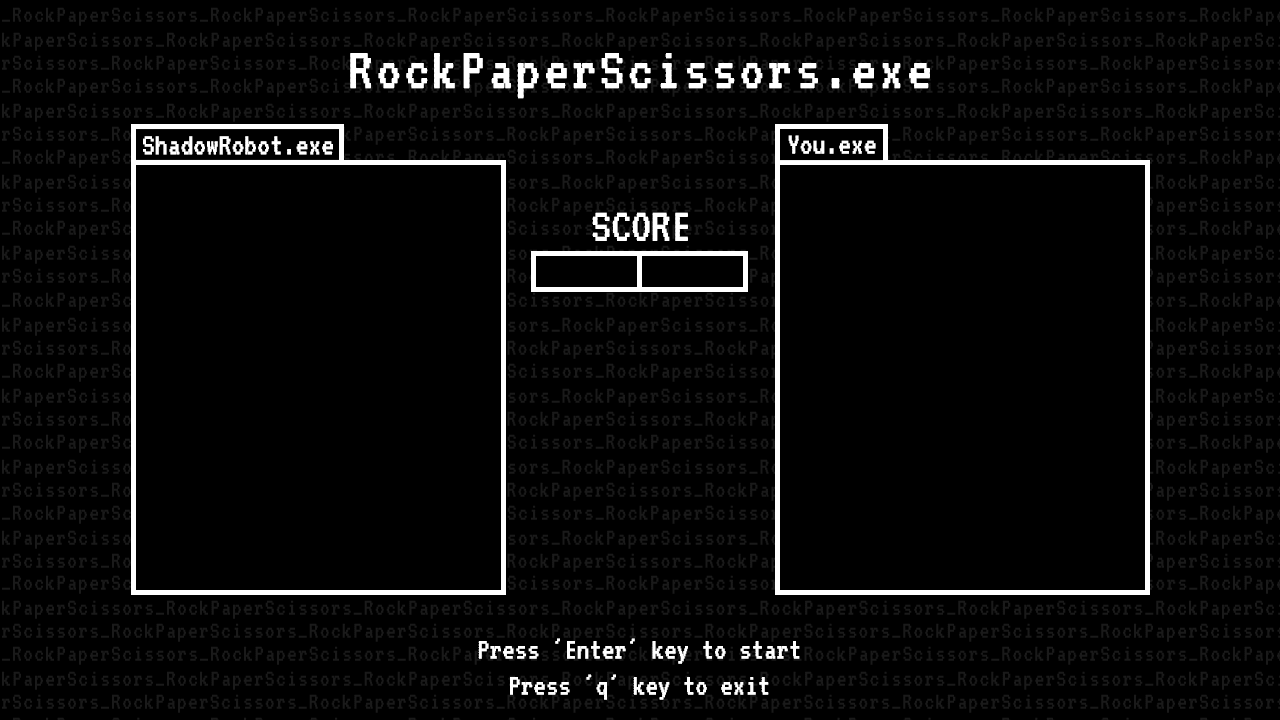
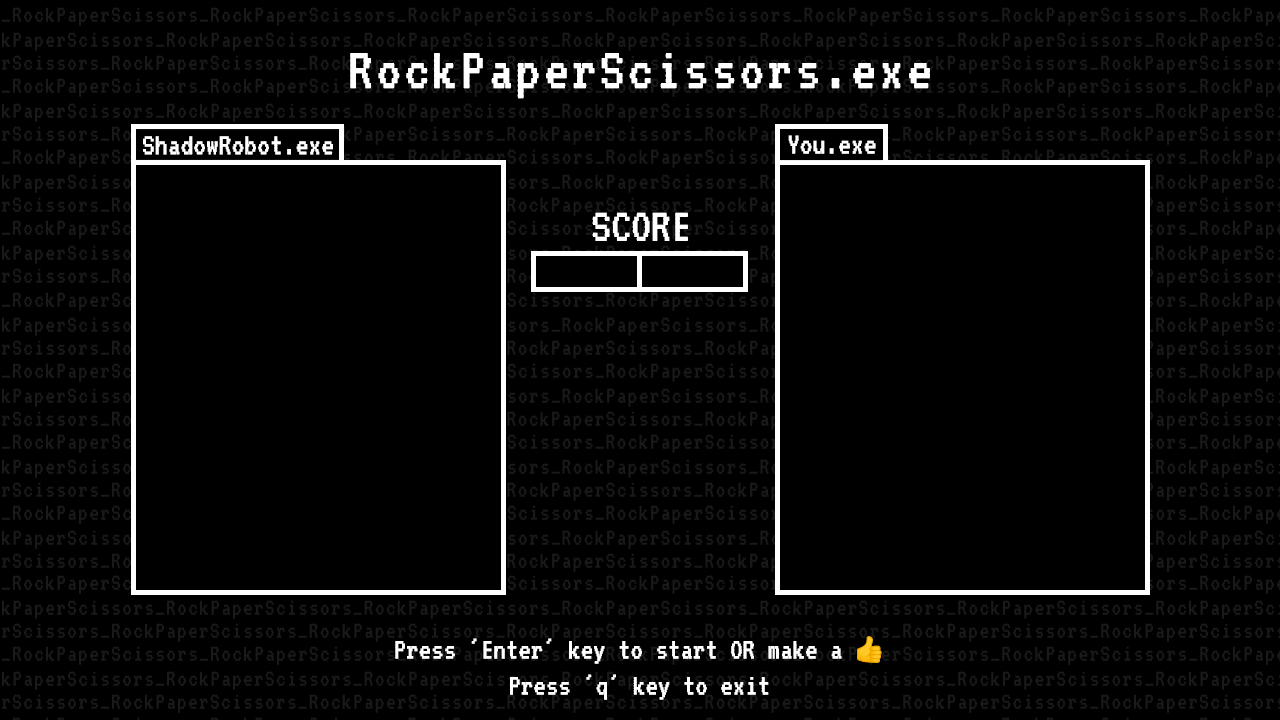
Two versions of the same layered image (1280×720). Layer-by-layer changes:
renamed "Press 'Enter' key to start Press 'q' key to exit" to "Press 'Enter' key to start OR make a 👍 Press 'q' key to exit", painted on it over left=395, top=636, right=882, bottom=664
